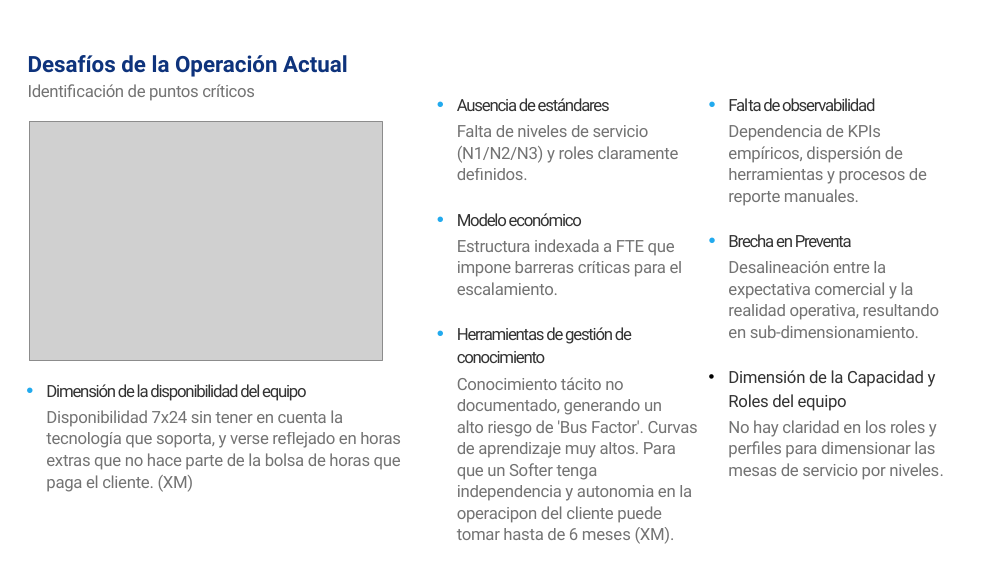
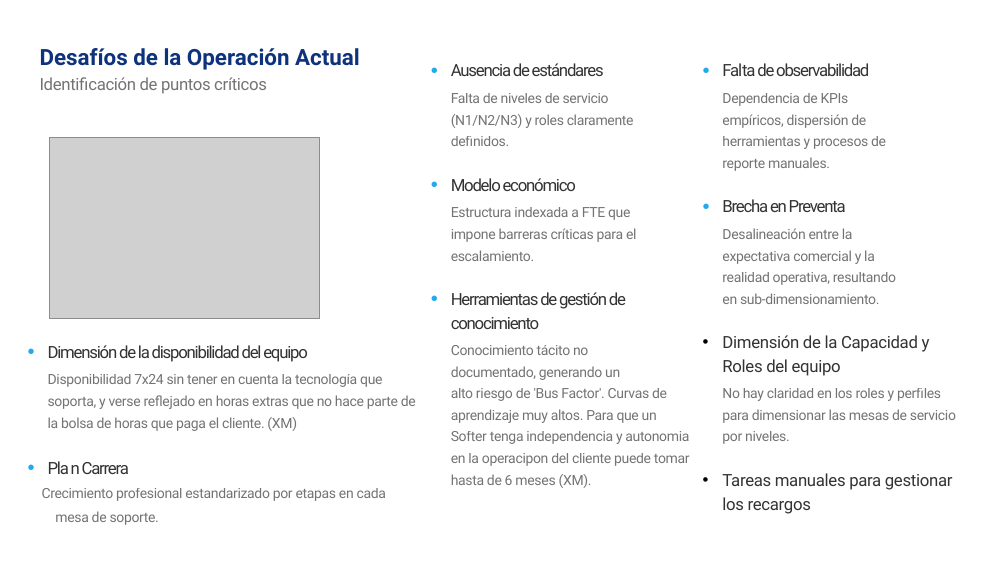
Before and after one commit to nataliazarthapersonalsoft/mesadeservicio-modernizacionaplicaciones, a slide deck: slide 4 of 01-Ideacion/01-benchmarking/Benchmarking Mesa de Servicio.pptx. Drawn at 1008x567 pixels with LibreOffice and Linux fonts; fonts in the diff are those of the drawing; grey boxes stand for pictures. Boxes give left, top, right and bottom in pixels: in the first picture for what was removed or moved away, otherwise in the second. Text is boxed around its words. In the diff, an @@ line names an element or a change of style, - is before the commit and + after.

```diff
--- a/01-Ideacion/01-benchmarking/Benchmarking Mesa de Servicio.pptx
+++ b/01-Ideacion/01-benchmarking/Benchmarking Mesa de Servicio.pptx
@@ text "Desafíos de la Operación Actual": place and size @@
-text "Desafíos de la Operación Actual" at (28,55,348,77)
+text "Desafíos de la Operación Actual" at (40,48,360,70)
@@ text "Ausencia de estándares": place and size @@
-text "Ausencia de estándares" at (457,98,698,544)
+text "Ausencia de estándares" at (451,63,690,488)
@@ text "Falta de observabilidad": place and size @@
-text "Falta de observabilidad" at (728,98,944,480)
+text "Falta de observabilidad" at (722,63,956,514)
@@ text "Identificación de puntos críticos": place and size @@
-text "Identificación de puntos críticos" at (28,84,255,101)
+text "Identificación de puntos críticos" at (40,77,267,94)
@@ text at (451,93,690,488): size 12 to 10 pt in "Falta de niveles de servicio (N1/N2/N3) y ...", "Estructura indexada a FTE que impone barreras ...", "Conocimiento tácito no documentado, generando un alto ..." @@
@@ text at (722,93,956,444): size 12 to 10 pt in "Dependencia de KPIs empíricos, dispersión de herramientas ...", "Desalineación entre la expectativa comercial y la ...", "No hay claridad en los roles y ..." @@
@@ picture: place and size @@
-picture at (29,122,382,361)
+picture at (49,137,320,319)
@@ text "Dimensión de la disponibilidad del ...": place and size @@
-text "Dimensión de la disponibilidad del ..." at (46,384,401,492)
+text "Dimensión de la disponibilidad del ..." at (42,345,416,525)
@@ text at (48,374,416,431): size 12 to 10 pt in "Disponibilidad 7x24 sin tener en cuenta la ..." @@
@@ text at (42,461,386,525): paragraphs added @@
+• Pla n Carrera
+Crecimiento profesional estandarizado por etapas en cada mesa de soporte.
@@ text at (722,473,953,514): paragraph added @@
+• Tareas manuales para gestionar los recargos
```
Also in this commit, not shown: 6 other slides changed, 6 slides added, 24 slides removed, 5 other files.
